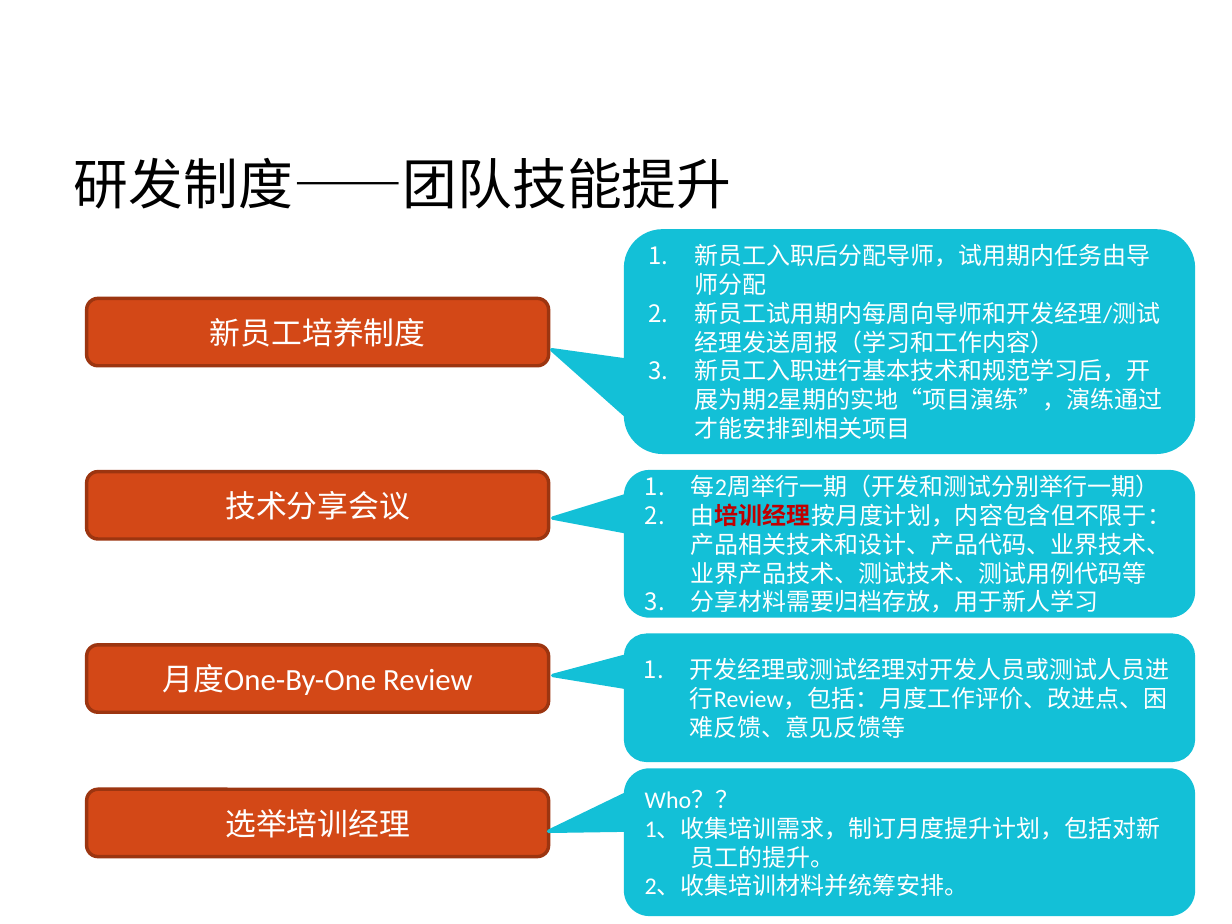
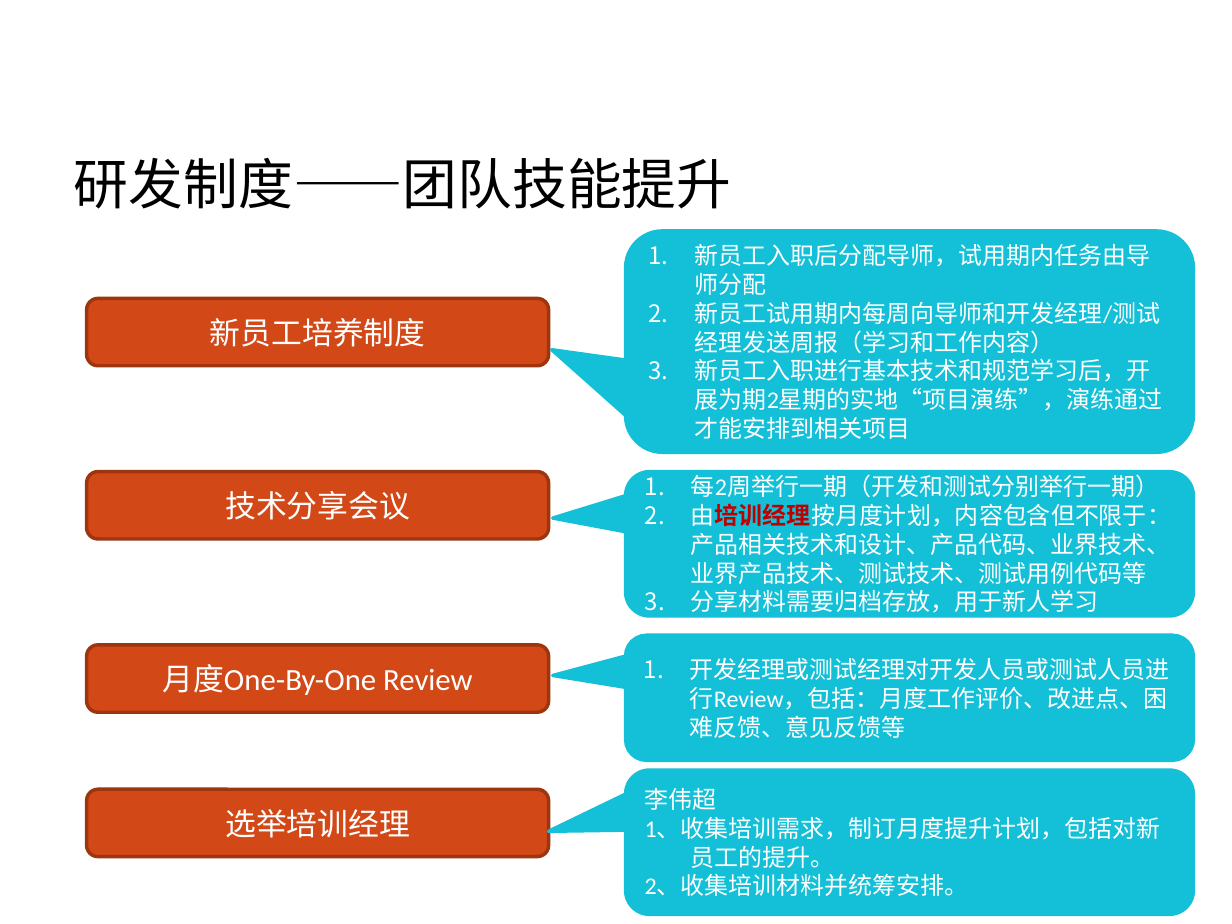
Before and after one commit to Vivian-hihi/SequoiaDB, a slide deck: slide 13 of internal_doc/00.项目管理/02.制度宣传/2016研发组织结构和制度流程宣传.pptx. Drawn at 1232x924 pixels with LibreOffice and Linux fonts; fonts in the diff are those of the drawing; background and template pictures are left out. Boxes give left, top, right and bottom in pixels: in the first picture for what was removed or moved away, otherwise in the second. Text is boxed around its words. In the diff, an @@ line names an element or a change of style, - is before the commit and + after.

```diff
--- a/internal_doc/00.项目管理/02.制度宣传/2016研发组织结构和制度流程宣传.pptx
+++ b/internal_doc/00.项目管理/02.制度宣传/2016研发组织结构和制度流程宣传.pptx
@@ text in rounded speech box at [645,788,717,810]: text changed @@
-Who？？
+李伟超
```
Also in this commit, not shown: 2 other slides changed.
